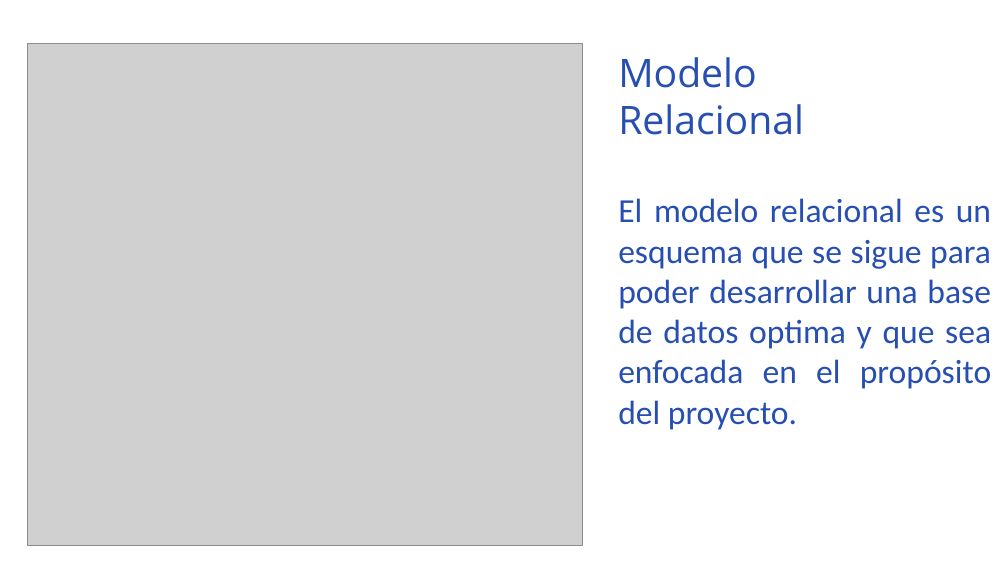
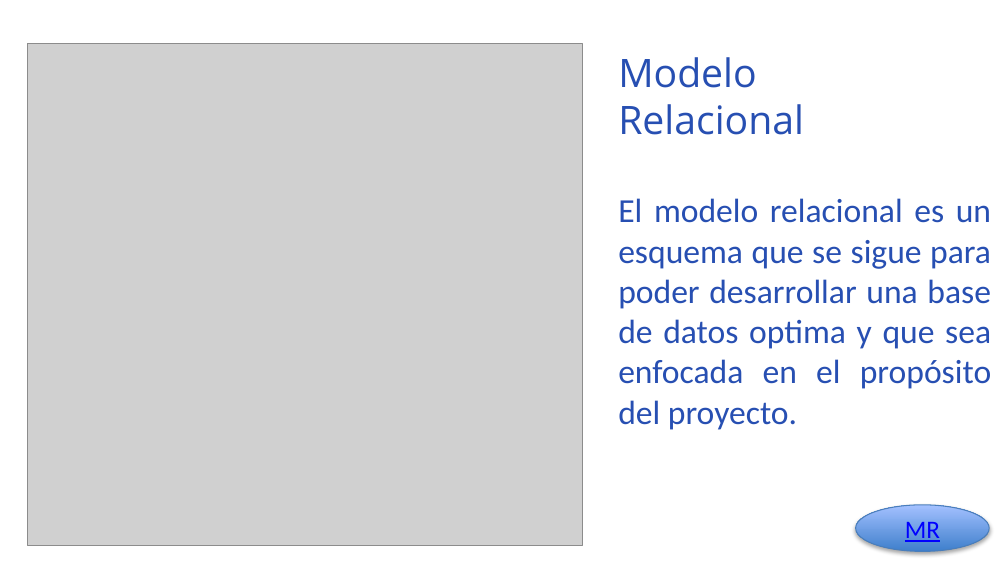
Before and after one commit to jackas779/proyecto, a slide deck: slide 5 of prestacion-proyecto.pptx. Drawn at 1008x567 pixels with LibreOffice and Linux fonts; fonts in the diff are those of the drawing; grey boxes stand for pictures; background and template pictures are left out. Boxes give left, top, right and bottom in pixels: in the first picture for what was removed or moved away, otherwise in the second. Text is boxed around its words. In the diff, an @@ line names an element or a change of style, - is before the commit and + after.

```diff
--- a/prestacion-proyecto.pptx
+++ b/prestacion-proyecto.pptx
@@ ellipse added at <box>856,505,990,551</box>, fill gradient #3F80CE to #A4C4FF, outline #4B7EBC 0.75 pt, 18 pt, text #0000FF, underline @@
+MR
```
Also in this commit, not shown: 4 other slides changed, 1 slide added, 3 other files.
